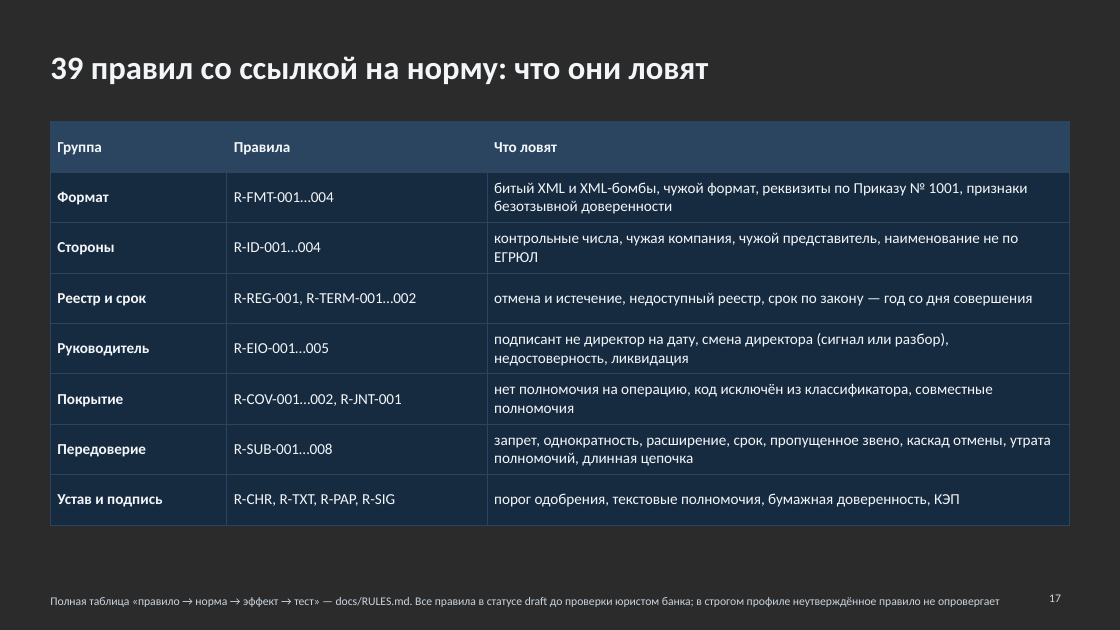
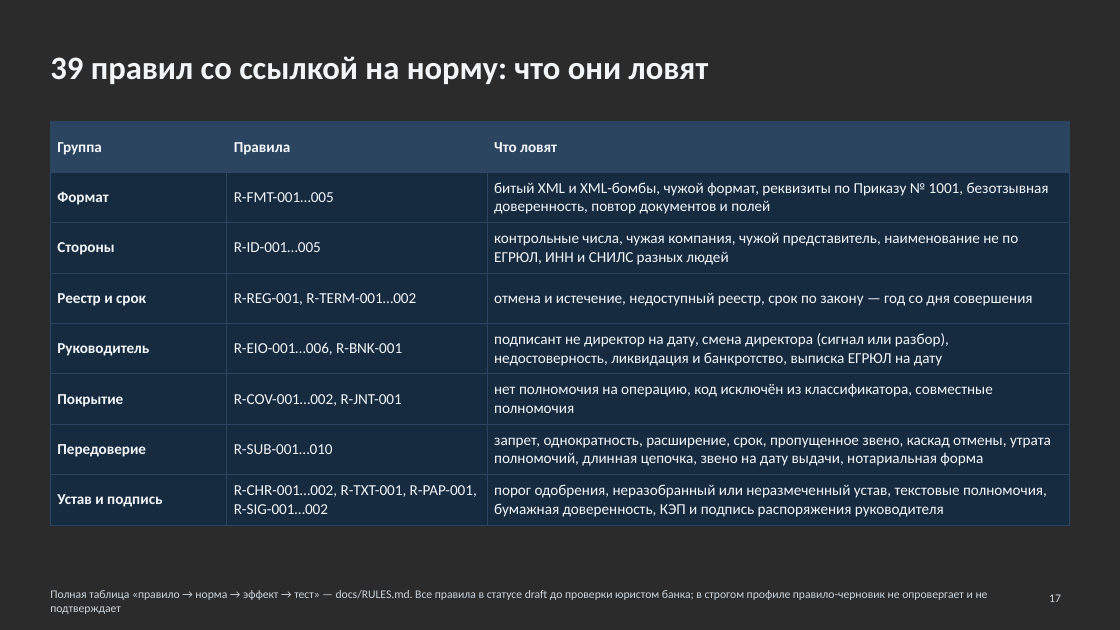
Before and after one commit to KonkovDV/Mandat, a slide deck: slide 17 of Mandat_VTB.pptx. Drawn at 1120x630 pixels with LibreOffice and Linux fonts; fonts in the diff are those of the drawing; background and template pictures are left out; a plain dark background stands for a picture behind light text. Boxes give left, top, right and bottom in pixels: in the first picture for what was removed or moved away, otherwise in the second. Text is boxed around its words. In the diff, an @@ line names an element or a change of style, - is before the commit and + after.

Commit message:
Update pitch deck (pptx and pdf)

```diff
--- a/Mandat_VTB.pptx
+++ b/Mandat_VTB.pptx
@@ table at box(50, 122, 1070, 525) @@
-row 2, column 2: R-FMT-001…004
+row 2, column 2: R-FMT-001…005
-row 2, column 3: битый XML и XML-бомбы, чужой формат, реквизиты по Приказу № 1001, признаки безотзывной доверенности
+row 2, column 3: битый XML и XML-бомбы, чужой формат, реквизиты по Приказу № 1001, безотзывная доверенность, повтор документов и полей
-row 3, column 2: R-ID-001…004
+row 3, column 2: R-ID-001…005
-row 3, column 3: контрольные числа, чужая компания, чужой представитель, наименование не по ЕГРЮЛ
+row 3, column 3: контрольные числа, чужая компания, чужой представитель, наименование не по ЕГРЮЛ, ИНН и СНИЛС разных людей
-row 5, column 2: R-EIO-001…005
+row 5, column 2: R-EIO-001…006, R-BNK-001
-row 5, column 3: подписант не директор на дату, смена директора (сигнал или разбор), недостоверность, ликвидация
+row 5, column 3: подписант не директор на дату, смена директора (сигнал или разбор), недостоверность, ликвидация и банкротство, выписка ЕГРЮЛ на дату
-row 7, column 2: R-SUB-001…008
+row 7, column 2: R-SUB-001…010
-row 7, column 3: запрет, однократность, расширение, срок, пропущенное звено, каскад отмены, утрата полномочий, длинная цепочка
+row 7, column 3: запрет, однократность, расширение, срок, пропущенное звено, каскад отмены, утрата полномочий, длинная цепочка, звено на дату выдачи, нотариальная форма
-row 8, column 2: R-CHR, R-TXT, R-PAP, R-SIG
+row 8, column 2: R-CHR-001…002, R-TXT-001, R-PAP-001, R-SIG-001…002
-row 8, column 3: порог одобрения, текстовые полномочия, бумажная доверенность, КЭП
+row 8, column 3: порог одобрения, неразобранный или неразмеченный устав, текстовые полномочия, бумажная доверенность, КЭП и подпись распоряжения руководителя
@@ text at box(50, 590, 988, 614): text changed @@
-Полная таблица «правило → норма → эффект → тест» — docs/RULES.md. Все правила в статусе draft до проверки юристом банка; в строгом профиле неутверждённое правило не опровергает
+Полная таблица «правило → норма → эффект → тест» — docs/RULES.md. Все правила в статусе draft до проверки юристом банка; в строгом профиле правило-черновик не опровергает и не подтверждает
```
Also in this commit, not shown: 14 other slides changed, 1 other file.
